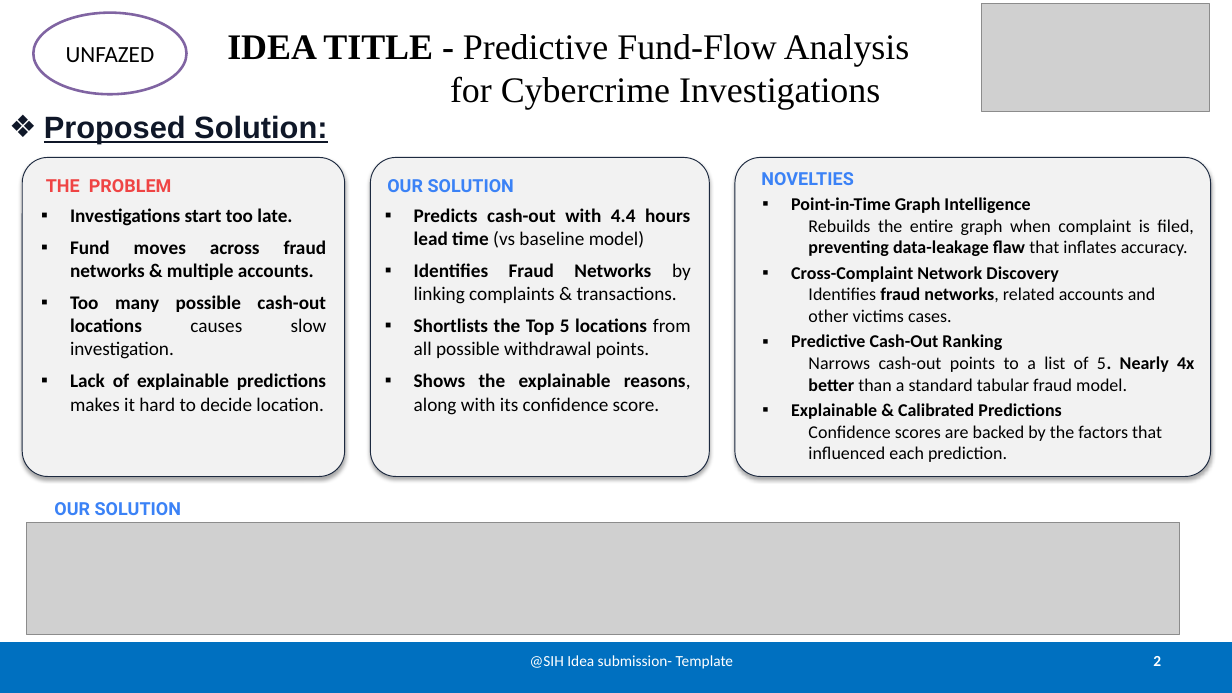
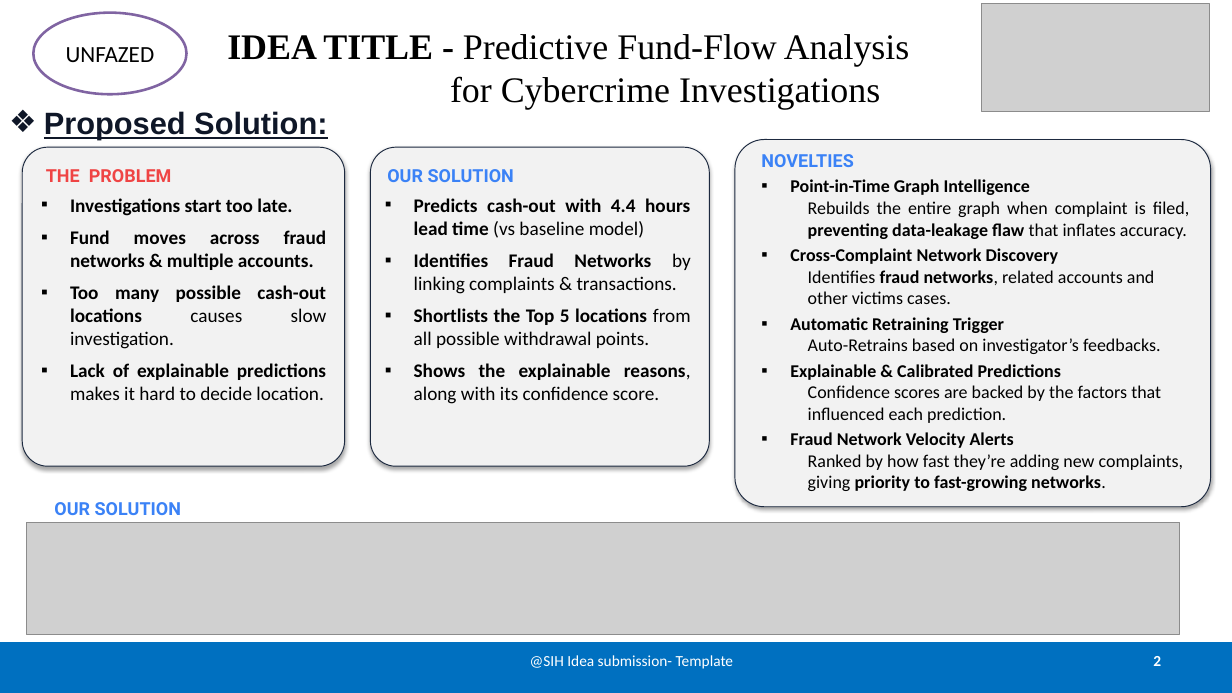
Before and after one commit to iamNVN/SIH-VIGILANCE, a slide deck: slide 2 of SIH2026 PPT.pptx. Drawn at 1232x693 pixels with LibreOffice and Linux fonts; fonts in the diff are those of the drawing; grey boxes stand for pictures. Boxes give left, top, right and bottom in pixels: in the first picture for what was removed or moved away, otherwise in the second. Text is boxed around its words. In the diff, an @@ line names an element or a change of style, - is before the commit and + after.

Commit message:
novelties

```diff
--- a/SIH2026 PPT.pptx
+++ b/SIH2026 PPT.pptx
@@ text "Proposed Solution:": place and size @@
-text "Proposed Solution:" at (44,115,327,144)
+text "Proposed Solution:" at (44,111,327,140)
@@ 4 texts, 2 rounded rectangles: place and size @@
-4 texts, 2 rounded rectangles at (22,157,710,476)
+4 texts, 2 rounded rectangles at (22,147,710,466)
@@ rounded rectangle: place and size @@
-rounded rectangle at (735,157,1211,476)
+rounded rectangle at (735,140,1211,506)
@@ text "NOVELTIES": place and size @@
-text "NOVELTIES" at (761,172,853,185)
+text "NOVELTIES" at (761,154,853,167)
@@ text "Point-in-Time Graph Intelligence": place and size @@
-text "Point-in-Time Graph Intelligence" at (791,197,1194,462)
+text "Point-in-Time Graph Intelligence" at (790,179,1190,491)
@@ text at (790,317,1161,354): text changed @@
-▪ Predictive Cash-Out Ranking
-  Narrows cash-out points to a list of 5. Nearly 4x better than a standard tabular fraud model.
+▪ Automatic Retraining Trigger
+  Auto-Retrains based on investigator’s feedbacks.
@@ text at (790,432,1183,491): paragraphs added @@
+▪ Fraud Network Velocity Alerts
+  Ranked by how fast they’re adding new complaints, giving priority to fast-growing networks.
```
Also in this commit, not shown: 3 other slides changed, 1 slide removed, 28 other files.
